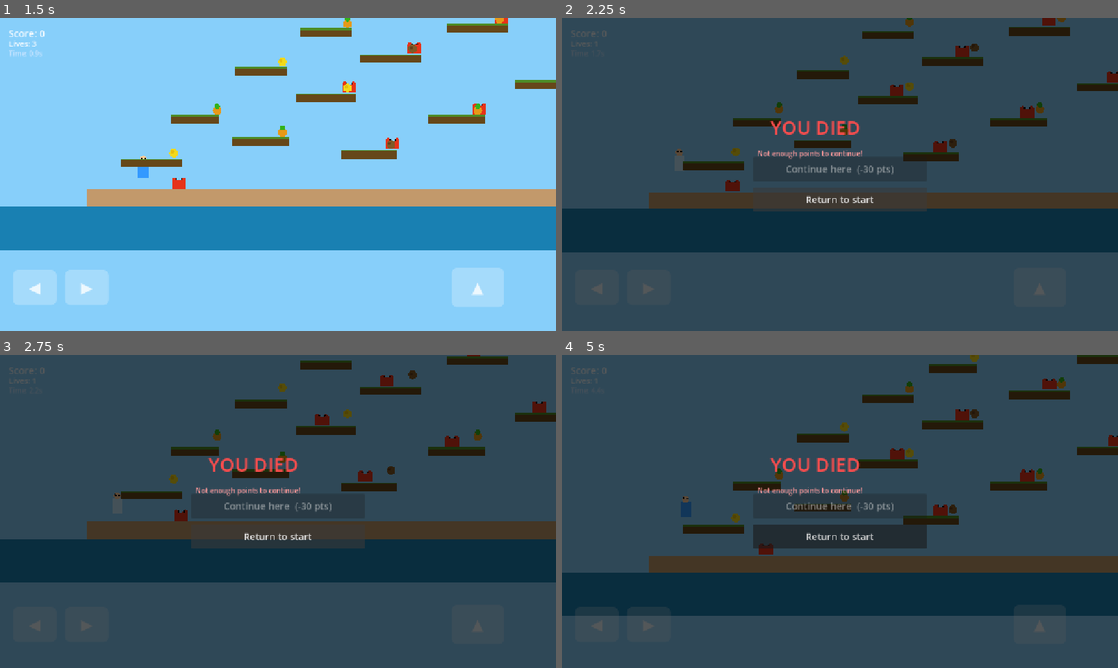
Above: before the commit, frames 1-4 (two rows, left to right).
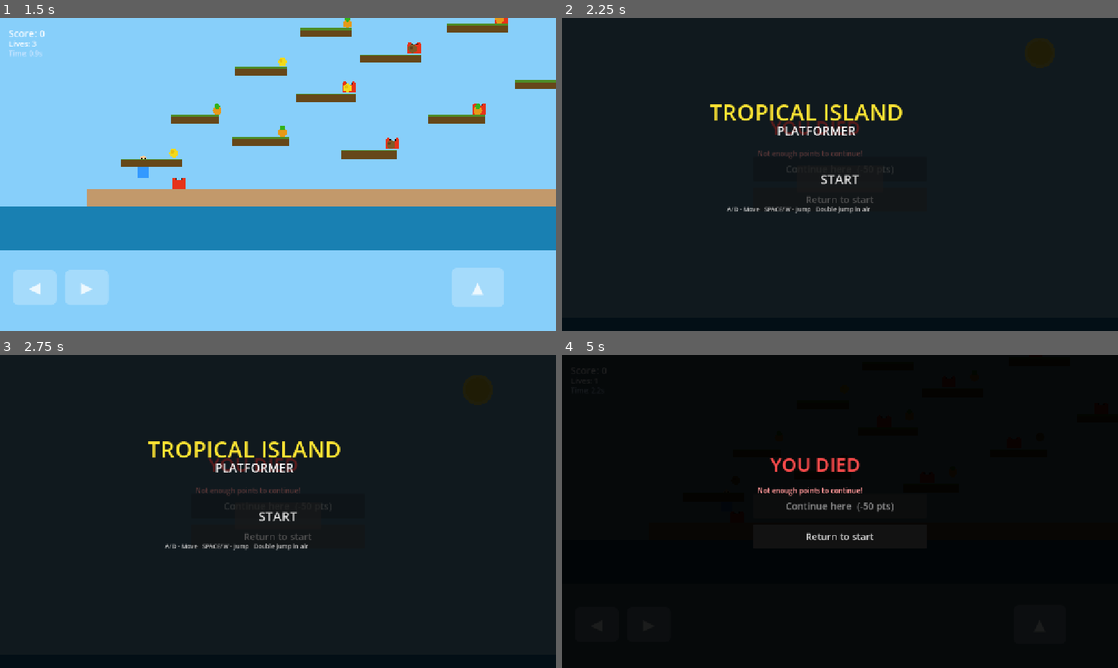
Above: after the commit, the same moments.

Repository: basic-scientia/Tropical-Island-Platformer
Game: Godot game, scene res://main.tscn
Same seed, same stepped clock (60 frames per second), same inputs: the game is played once before the commit and once after it.
Inputs (mouse positions are in pixels of both pictures, inside the frame that each line leads up to):
- Up to frame 1 (1.5 s): click "START" at 0.5 s; hold D (move_right) from 1.28 s (still down); tap Space (jump) at 1.35 s
- Up to frame 2 (2.25 s): tap Space (jump) at 1.52, 1.82 s; release D (move_right) at 2 s; click "Return to start" at 2 s
- Up to frame 3 (2.75 s): no input
- Up to frame 4 (5 s): click (840, 514) at 2.75 s, where only the run after the commit has a clickable "START"; hold D (move_right) 3.53-4.28 s; tap Space (jump) at 3.6, 3.77, 4.07, 4.35 s; hold A (move_left) from 4.28 s (still down)

Frame 1 is identical in both runs. In frame 2, 97% of the frame differs, in the area x 0-100%, y 0-100%; in frame 3, 97%; in frame 4, 99%.

Commit message:
Return to start now goes to title screen, increase continue cost to 50+20

Diff:
--- a/main.gd
+++ b/main.gd
@@ -13,12 +13,14 @@
 var won = false
 var game_started = false
 var start_time = 0
-var continue_cost = 30
+var continue_cost = 50
 var death_pos = Vector2()
 var current_level = 0
 var level_objects = []
 
 var levels = [
+
+
 	{
 		"start": Vector2(80, 580),
 		"goal": Vector2(1700, 50),
@@ -257,7 +259,7 @@
 	game_started = true
 	start_time = Time.get_ticks_msec()
 	current_level = 0
-	continue_cost = 30
+	continue_cost = 50
 	var start = get_node_or_null("StartScreen")
 	if start:
 		start.queue_free()
@@ -270,6 +272,7 @@
 
 func _create_ground():
 	var ground = StaticBody2D.new()
+	ground.name = "Ground"
 	ground.position = Vector2(0, GROUND_Y)
 	var collision = CollisionShape2D.new()
 	var shape = RectangleShape2D.new()
@@ -397,7 +400,7 @@
 func _on_death_continue():
 	if player and player.score >= continue_cost:
 		player.score -= continue_cost
-		continue_cost += 10
+		continue_cost += 20
 		player.score_changed.emit(player.score)
 		player.respawn(death_pos)
 	var ds = get_node_or_null("DeathScreen")
@@ -405,14 +408,36 @@
 		ds.queue_free()
 
 func _on_death_restart():
+	_clear_level()
 	if player:
-		player.score = 0
-		continue_cost = 30
-		player.score_changed.emit(player.score)
-		player.respawn(Vector2(80, 580))
+		player.queue_free()
+		player = null
+	if camera:
+		camera.queue_free()
+		camera = null
+	if hud:
+		hud.queue_free()
+		hud = null
+	var ground = get_node_or_null("Ground")
+	if ground:
+		ground.queue_free()
+	var tc = get_node_or_null("TouchControls")
+	if tc:
+		tc.queue_free()
+	var clouds = get_tree().get_nodes_in_group("clouds")
+	for c in clouds:
+		c.queue_free()
+
+	game_started = false
+	won = false
+	continue_cost = 50
+
 	var ds = get_node_or_null("DeathScreen")
 	if ds:
 		ds.queue_free()
+
+	_create_start_screen()
+	_create_clouds()
 
 func _create_camera():
 	camera = Camera2D.new()
@@ -504,6 +529,7 @@
 func _create_clouds():
 	for i in 20:
 		var cloud = Node2D.new()
+		cloud.add_to_group("clouds")
 		cloud.set_script(preload("res://cloud.gd"))
 		add_child(cloud)
 		cloud.position = Vector2(randi() % LEVEL_W, -(randi() % LEVEL_H))
@@ -514,4 +540,5 @@
 
 func _create_touch_controls():
 	var tc = preload("res://touch_controls.gd").new()
+	tc.name = "TouchControls"
 	add_child(tc)
--- a/main.tscn
+++ b/main.tscn
@@ -1,6 +1,6 @@
-[gd_scene format=3]
+[gd_scene format=3 uid="uid://rmwp7y3jq4k7"]
 
-[ext_resource type="Script" path="res://main.gd" id="1"]
+[ext_resource type="Script" uid="uid://cmju7alu5wxeh" path="res://main.gd" id="1"]
 
-[node name="Main" type="Node2D"]
+[node name="Main" type="Node2D" unique_id=379108168]
 script = ExtResource("1")
--- a/player.gd
+++ b/player.gd
@@ -17,77 +17,77 @@
 signal death_occurred(lives_left, death_position)
 
 func _ready():
-    add_to_group("player")
+	add_to_group("player")
 
 func _draw():
-    var c = Color(0.2, 0.6, 1.0) if not invincible else Color(1, 1, 1, 0.5)
-    draw_rect(Rect2(-SIZE.x/2, -SIZE.y, SIZE.x, SIZE.y), c)
-    draw_circle(Vector2(0, -SIZE.y - 6), 8, Color(1.0, 0.8, 0.6))
-    draw_circle(Vector2(-4, -SIZE.y - 8), 2, Color(0, 0, 0))
-    draw_circle(Vector2(4, -SIZE.y - 8), 2, Color(0, 0, 0))
+	var c = Color(0.2, 0.6, 1.0) if not invincible else Color(1, 1, 1, 0.5)
+	draw_rect(Rect2(-SIZE.x/2, -SIZE.y, SIZE.x, SIZE.y), c)
+	draw_circle(Vector2(0, -SIZE.y - 6), 8, Color(1.0, 0.8, 0.6))
+	draw_circle(Vector2(-4, -SIZE.y - 8), 2, Color(0, 0, 0))
+	draw_circle(Vector2(4, -SIZE.y - 8), 2, Color(0, 0, 0))
 
 func _physics_process(delta):
-    if frozen:
-        return
-    if not is_on_floor():
-        velocity.y += GRAVITY * delta
+	if frozen:
+		return
+	if not is_on_floor():
+		velocity.y += GRAVITY * delta
 
-    var direction = Input.get_axis("move_left", "move_right")
-    if direction:
-        velocity.x = direction * SPEED
-        facing_right = direction > 0
-    else:
-        velocity.x = move_toward(velocity.x, 0, SPEED)
+	var direction = Input.get_axis("move_left", "move_right")
+	if direction:
+		velocity.x = direction * SPEED
+		facing_right = direction > 0
+	else:
+		velocity.x = move_toward(velocity.x, 0, SPEED)
 
-    var just_pressed = Input.is_action_just_pressed("jump")
-    if just_pressed:
-        if is_on_floor():
-            velocity.y = JUMP_VELOCITY
-            can_double_jump = true
-        elif can_double_jump:
-            velocity.y = JUMP_VELOCITY
-            can_double_jump = false
+	var just_pressed = Input.is_action_just_pressed("jump")
+	if just_pressed:
+		if is_on_floor():
+			velocity.y = JUMP_VELOCITY
+			can_double_jump = true
+		elif can_double_jump:
+			velocity.y = JUMP_VELOCITY
+			can_double_jump = false
 
-    if Input.is_action_just_released("jump") and velocity.y < 0:
-        velocity.y *= 0.35
+	if Input.is_action_just_released("jump") and velocity.y < 0:
+		velocity.y *= 0.35
 
-    if is_on_floor():
-        can_double_jump = true
+	if is_on_floor():
+		can_double_jump = true
 
-    move_and_slide()
-    queue_redraw()
+	move_and_slide()
+	queue_redraw()
 
-    for i in get_slide_collision_count():
-        var col = get_slide_collision(i)
-        if col.get_collider().is_in_group("enemy"):
-            if col.get_normal().y < -0.3:
-                col.get_collider().die()
-                velocity.y = -350.0
-                score += 20
-                score_changed.emit(score)
-            elif not invincible:
-                take_damage()
+	for i in get_slide_collision_count():
+		var col = get_slide_collision(i)
+		if col.get_collider().is_in_group("enemy"):
+			if col.get_normal().y < -0.3:
+				col.get_collider().die()
+				velocity.y = -350.0
+				score += 20
+				score_changed.emit(score)
+			elif not invincible:
+				take_damage()
 
-    if global_position.y > 900:
-        take_damage()
+	if global_position.y > 900:
+		take_damage()
 
 func take_damage():
-    if invincible:
-        return
-    lives -= 1
-    lives_changed.emit(lives)
-    if lives <= 0:
-        frozen = true
-        await get_tree().create_timer(0.5).timeout
-        get_tree().reload_current_scene()
-    else:
-        death_occurred.emit(lives, global_position)
-        frozen = true
+	if invincible:
+		return
+	lives -= 1
+	lives_changed.emit(lives)
+	if lives <= 0:
+		frozen = true
+		await get_tree().create_timer(0.5).timeout
+		get_tree().reload_current_scene()
+	else:
+		death_occurred.emit(lives, global_position)
+		frozen = true
 
 func respawn(pos):
-    global_position = pos
-    velocity = Vector2.ZERO
-    invincible = true
-    frozen = false
-    await get_tree().create_timer(2.0).timeout
-    invincible = false
+	global_position = pos
+	velocity = Vector2.ZERO
+	invincible = true
+	frozen = false
+	await get_tree().create_timer(2.0).timeout
+	invincible = false
--- a/project.godot
+++ b/project.godot
@@ -1,20 +1,30 @@
 ; Engine configuration file.
-; Godot 4.6.3
+; It's best edited using the editor UI and not directly,
+; since the parameters that go here are not all obvious.
+;
+; Format:
+;   [section] ; section goes between []
+;   param=value ; assign values to parameters
+
 config_version=5
 
 [application]
+
 config/name="Tropical Island Platformer"
 run/main_scene="res://main.tscn"
+config/features=PackedStringArray("4.6")
 
 [display]
+
 window/size/viewport_width=1280
 window/size/viewport_height=720
 window/size/mode=2
 window/stretch/mode="canvas_items"
-window/stretch/aspect="keep"
 
 [input_devices]
+
 pointing/emulate_touch_from_mouse=true
 
 [rendering]
+
 renderer/rendering_method="gl_compatibility"
Not shown, added: cloud.gd.uid
Not shown, added: enemy.gd.uid
Not shown, added: fruit.gd.uid
Not shown, added: hud.gd.uid
Not shown, added: main.gd.uid
Not shown, added: player.gd.uid
Not shown, added: sun.gd.uid
Not shown, added: touch_controls.gd.uid
